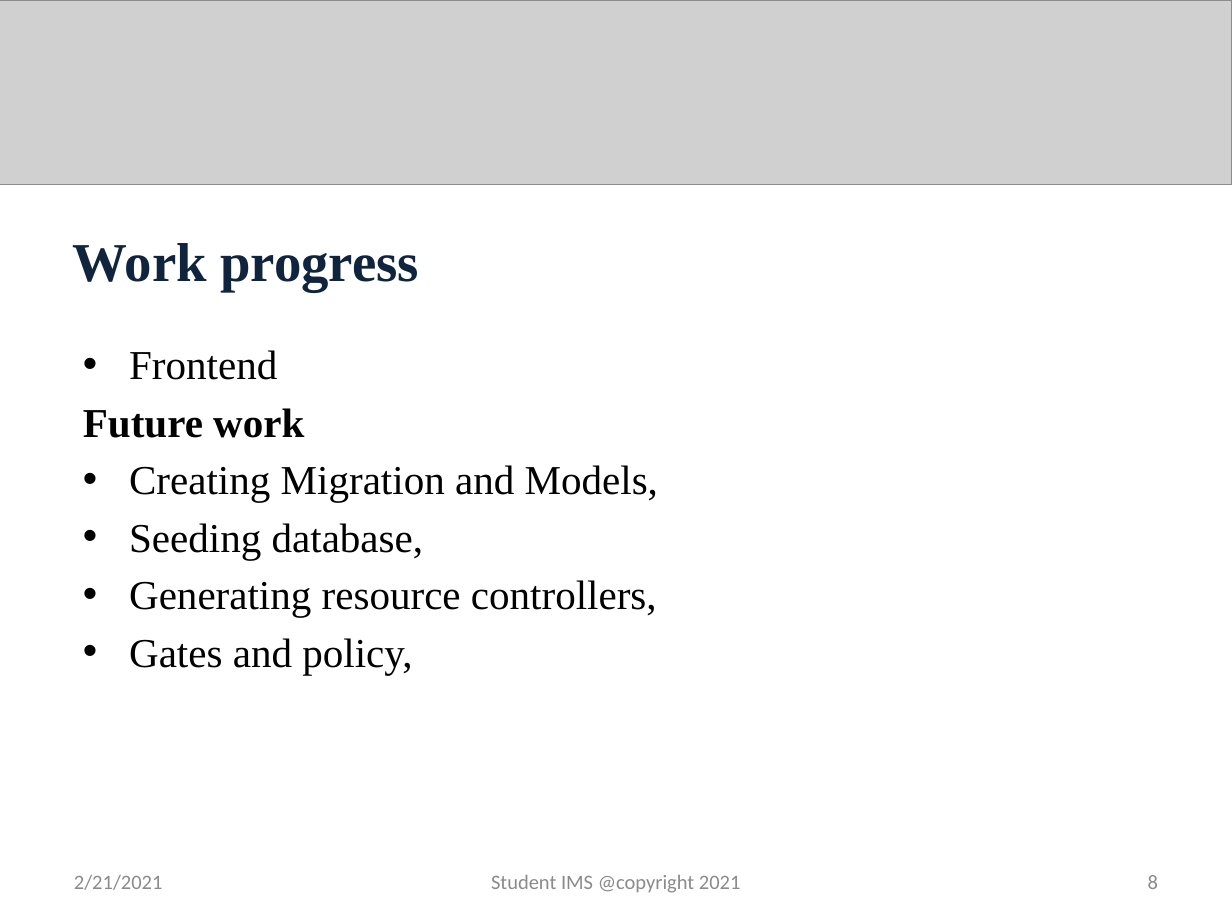
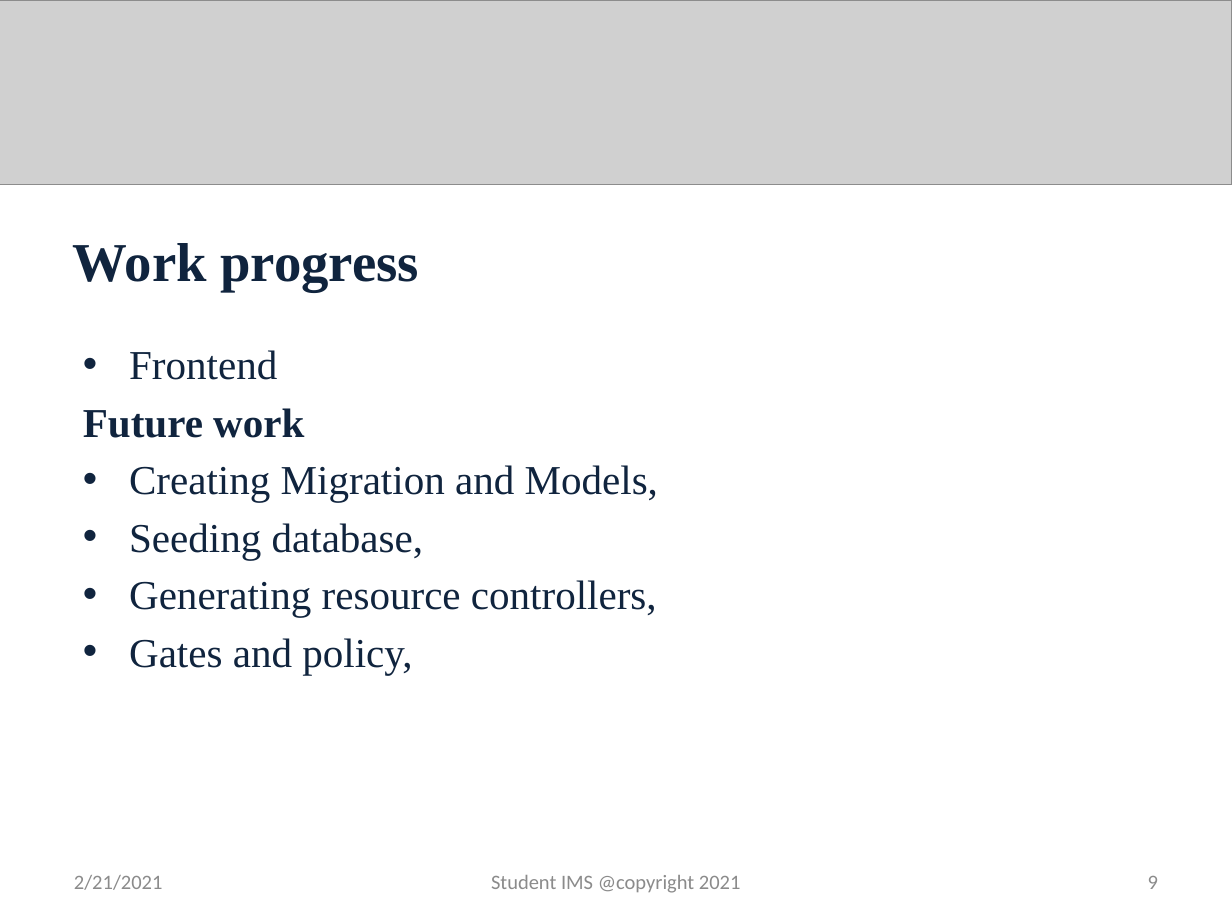
Before and after one commit to github-rinzin/documentation, a slide deck: slide 9 of fifth_review.pptx (slide 8 before the commit). Drawn at 1232x924 pixels with LibreOffice and Linux fonts; fonts in the diff are those of the drawing; grey boxes stand for pictures. Boxes give left, top, right and bottom in pixels: in the first picture for what was removed or moved away, otherwise in the second. Text is boxed around its words. In the diff, an @@ line names an element or a change of style, - is before the commit and + after.

```diff
--- a/fifth_review.pptx
+++ b/fifth_review.pptx
@@ text "Frontend" at <box>83,350,658,675</box>: text colour #000000 to #0F243E @@
@@ page number at <box>1148,876,1158,889</box>: text changed @@
-8
+9
```
Also in this commit, not shown: 5 other slides changed, 1 slide added.
